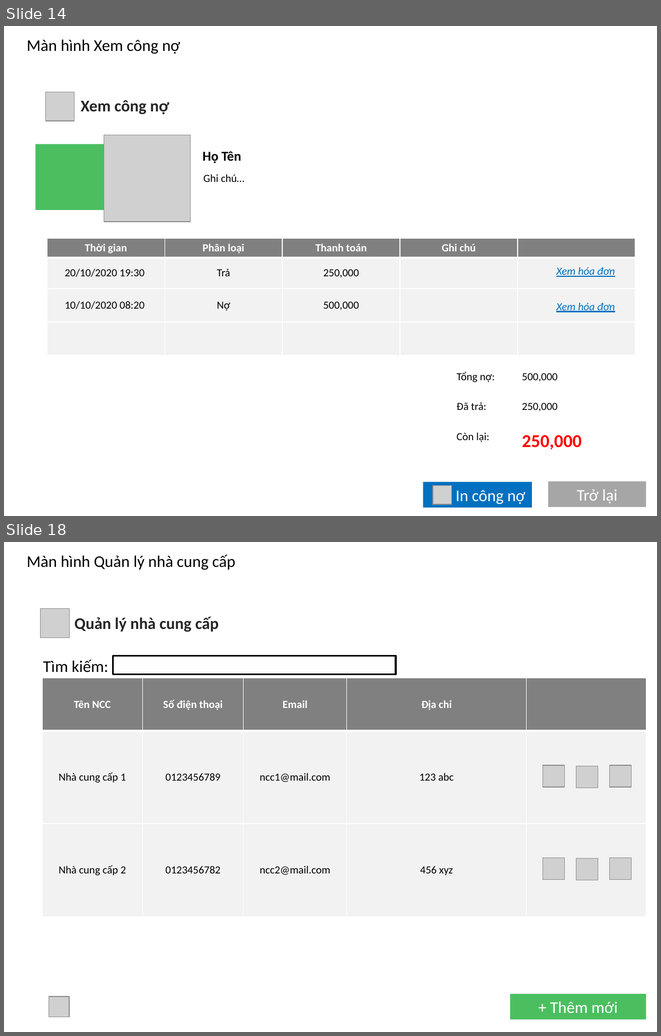
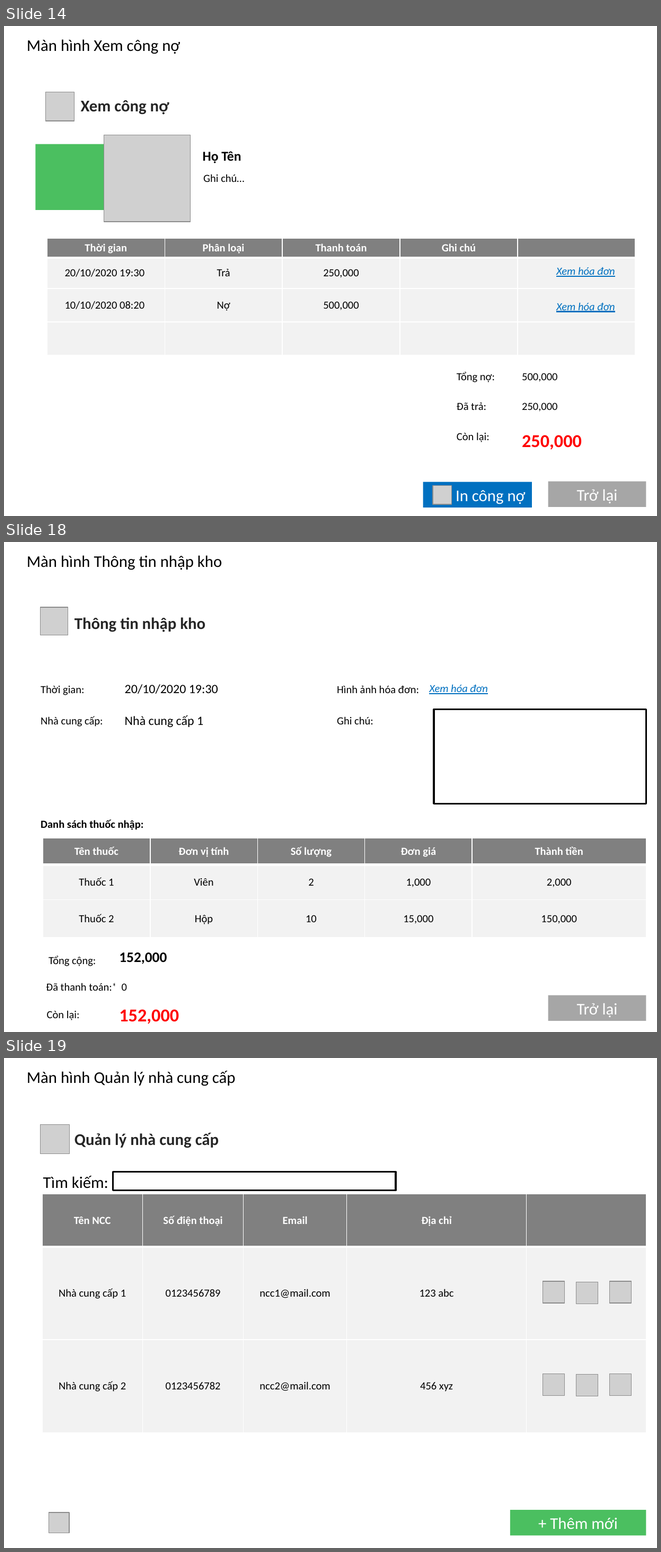
Before and after one commit to TrdHuy/Pharmacy, a slide deck: Pharmacy/UXUI/PagesUI.pptx. Shown one above the other, each under a label of ours: slides 14 and 18 before the commit, slides 14, 18 and 19 after it; the slides between them are not shown. The pictures are 661x1036 and 661x1552 pixels, drawn with LibreOffice and Linux fonts; fonts in the diff are those of the drawing; grey boxes stand for pictures; background and template pictures are left out. Boxes give left, top, right and bottom in pixels: in the first picture for what was removed or moved away, otherwise in the second. Text is boxed around its words. In the diff, an @@ line names an element or a change of style, - is before the commit and + after.

```diff
--- a/Pharmacy/UXUI/PagesUI.pptx
+++ b/Pharmacy/UXUI/PagesUI.pptx
@@ slide 18 added at (x1=4, y1=542, x2=657, y2=1032), background picture (left out) @@
@@ text added at (x1=27, y1=555, x2=222, y2=570), 18 pt, text #000000 @@
+Màn hình Thông tin nhập kho
@@ picture added at (x1=41, y1=607, x2=68, y2=635) @@
@@ text added at (x1=74, y1=617, x2=205, y2=632), 18 pt, text #262626, bold @@
+Thông tin nhập kho
@@ text added at (x1=125, y1=684, x2=218, y2=694), 14 pt, text #000000 @@
+20/10/2020 19:30
@@ text added at (x1=429, y1=684, x2=487, y2=694), 12 pt, text #0070C0, italic, underline @@
+Xem hóa đơn
@@ text added at (x1=41, y1=685, x2=84, y2=695), 12 pt, text #000000 @@
+Thời gian:
@@ text added at (x1=337, y1=685, x2=419, y2=693), 12 pt, text #000000 @@
+Hình ảnh hóa đơn:
@@ text added at (x1=41, y1=716, x2=103, y2=726), 12 pt, text #000000 @@
+Nhà cung cấp:
@@ text added at (x1=125, y1=715, x2=203, y2=727), 14 pt, text #000000 @@
+Nhà cung cấp 1
@@ text added at (x1=337, y1=716, x2=373, y2=724), 12 pt, text #000000 @@
+Ghi chú:
@@ rectangle added at (x1=434, y1=709, x2=646, y2=803), fill #FFFFFF, outline #000000 2 pt @@
@@ text added at (x1=41, y1=819, x2=144, y2=830), 12 pt, text #000000, bold @@
+Danh sách thuốc nhập:
@@ table added at (x1=43, y1=838, x2=645, y2=937), 3 rows, 5 columns @@
+Tên thuốc | Đơn vị tính | Số lượng | Đơn giá | Thành tiền
+Thuốc 1 | Viên | 2 | 1,000 | 2,000
+Thuốc 2 | Hộp | 10 | 15,000 | 150,000
@@ text added at (x1=119, y1=952, x2=167, y2=964), 16 pt, text #000000, bold @@
+152,000
@@ text added at (x1=49, y1=955, x2=96, y2=966), 12 pt, text #000000 @@
+Tổng cộng:
@@ text added at (x1=46, y1=982, x2=117, y2=990), 12 pt, text #000000 @@
+Đã thanh toán:*
@@ text added at (x1=122, y1=983, x2=127, y2=990), 12 pt, text #000000 @@
+0
@@ rectangle added at (x1=548, y1=995, x2=646, y2=1021), fill #A6A6A6, 18 pt, text #FFFFFF @@
+Trở lại
@@ text added at (x1=47, y1=1010, x2=80, y2=1020), 12 pt, text #000000 @@
+Còn lại:
@@ text added at (x1=119, y1=1009, x2=179, y2=1024), 20 pt, text #FF0000, bold @@
+152,000
@@ what was slide 18 is now slide 19 @@
```
Also in this commit, not shown: 3 slides changed, 46 other files.
